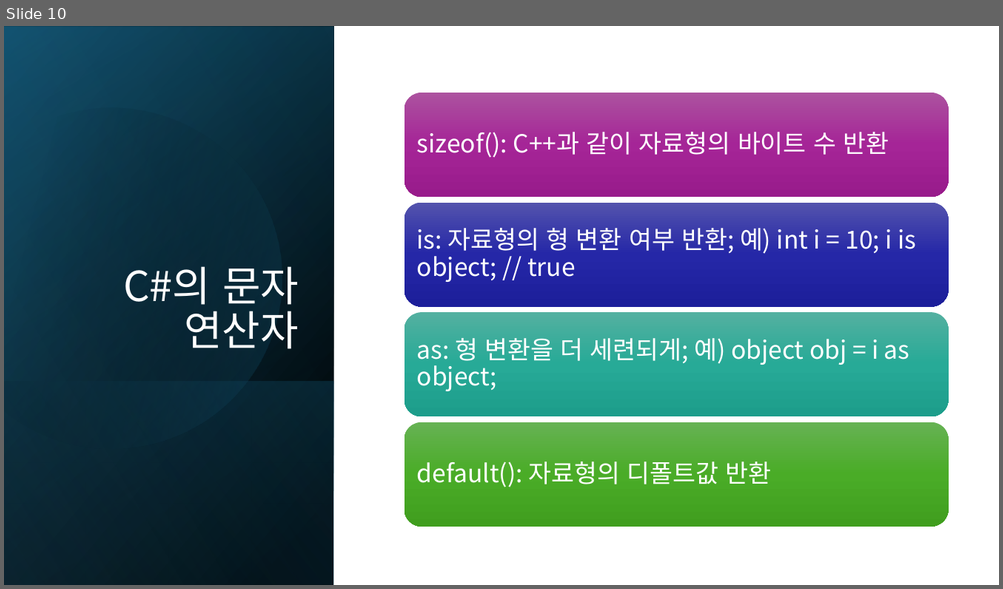
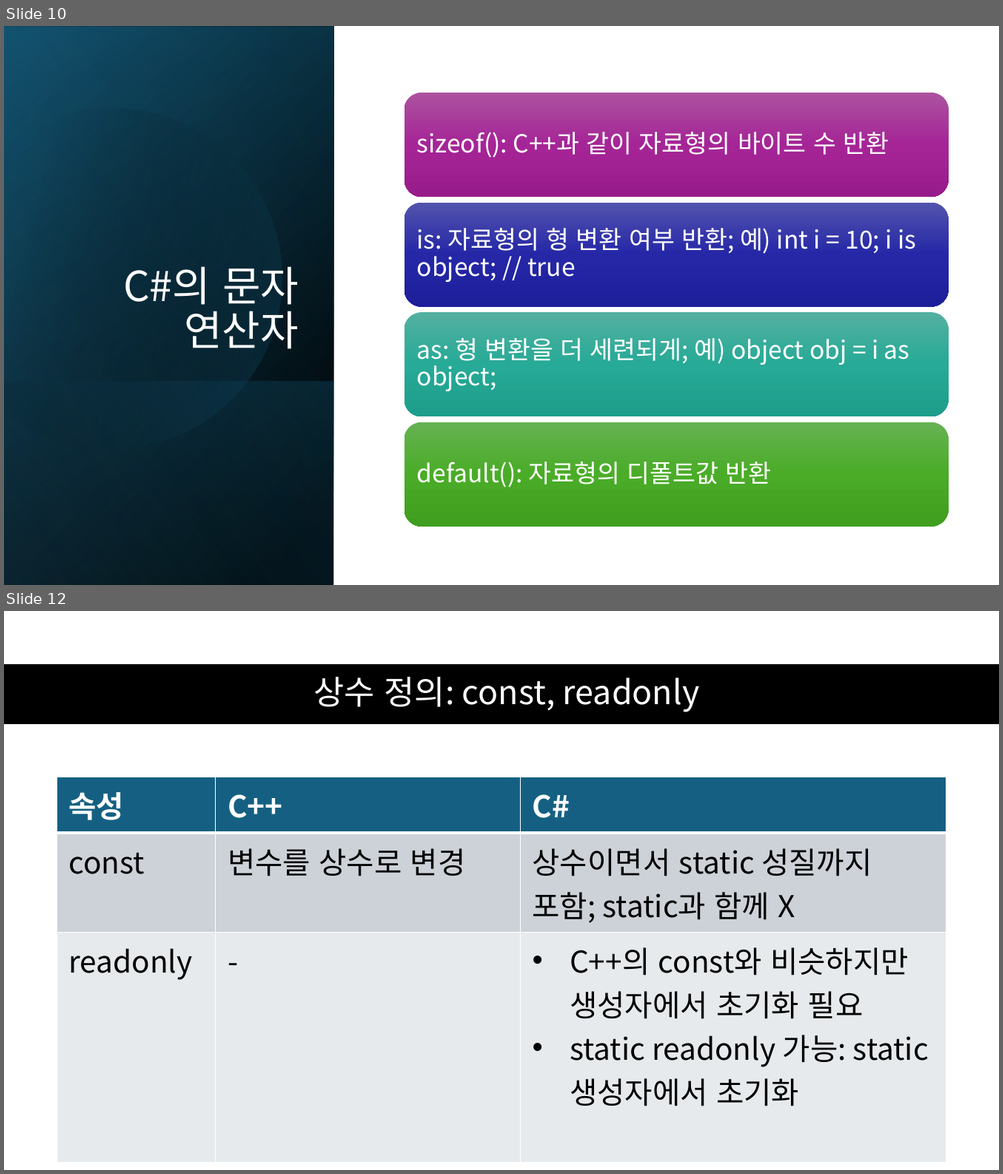
Before and after one commit to mokwongame/CS_2025_2, a slide deck: C# 문법.pptx. Shown one above the other, each under a label of ours: slide 10 before the commit, slides 10 and 12 after it; the slides between them are not shown. The pictures are 1003x589 and 1003x1174 pixels, drawn with LibreOffice and Linux fonts; fonts in the diff are those of the drawing. Boxes give left, top, right and bottom in pixels: in the first picture for what was removed or moved away, otherwise in the second. Text is boxed around its words. In the diff, an @@ line names an element or a change of style, - is before the commit and + after.

Commit message:
상수 정의 설명

```diff
--- a/C# 문법.pptx
+++ b/C# 문법.pptx
@@ slide 12 added at <box>4,611,999,1170</box>, background #FFFFFF @@
@@ rectangle added at <box>4,664,999,724</box>, fill #000000 @@
@@ title added at <box>314,677,700,712</box>, 32 pt, text #FFFFFF @@
+상수 정의: const, readonly
@@ table added at <box>57,777,945,1110</box>, 3 rows, 3 columns @@
+속성 | C++ | C#
+const | 변수를 상수로 변경 | 상수이면서 static 성질까지 포함; static과 함께 X
+readonly | - | C++의 const와 비슷하지만 생성자에서 초기화 필요 / static readonly 가능: static 생성자에서 초기화
```
Also in this commit, not shown: 1 other slide added, 1 other file.
